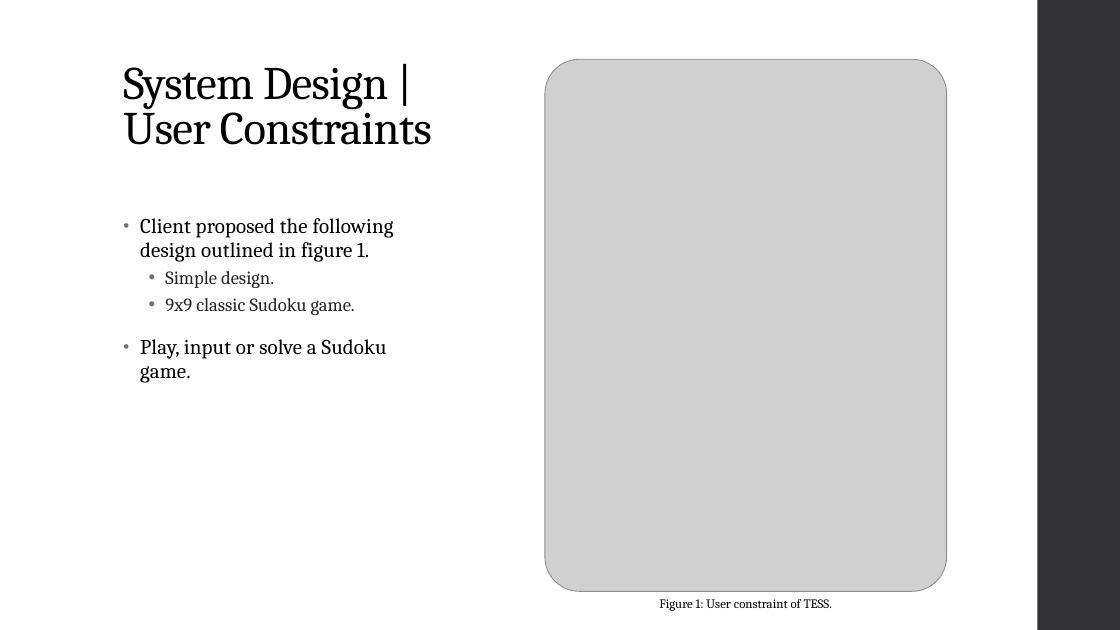
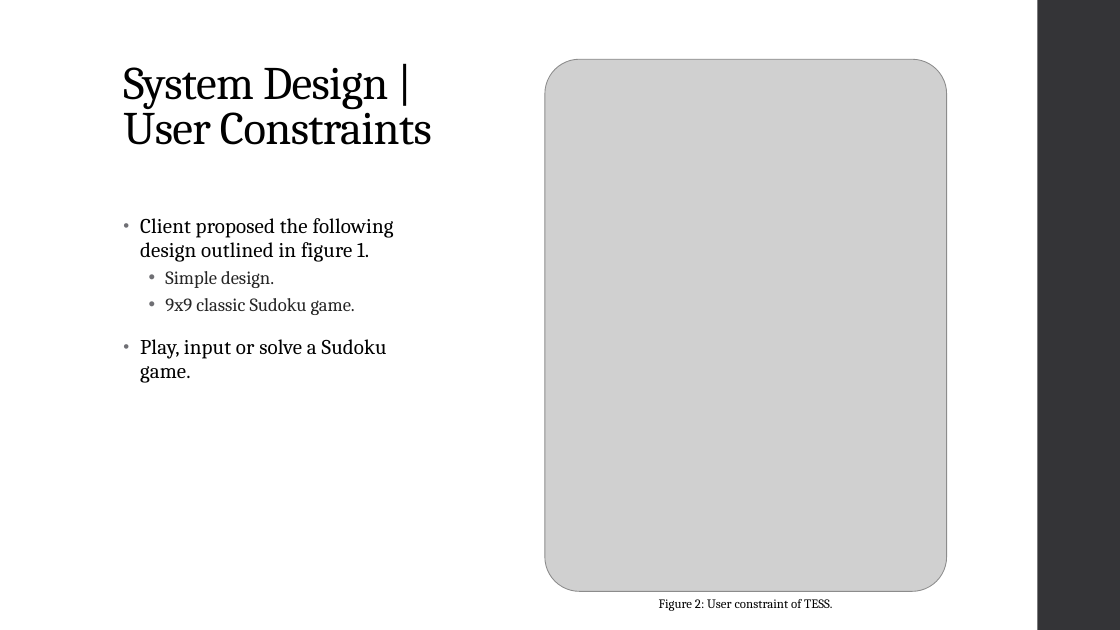
Before and after one commit to dakoval/Sudoku, a slide deck: slide 10 of Project Report/Final Project Report Presentation.pptx. Drawn at 1120x630 pixels with LibreOffice and Linux fonts; fonts in the diff are those of the drawing; grey boxes stand for pictures. Boxes give left, top, right and bottom in pixels: in the first picture for what was removed or moved away, otherwise in the second. Text is boxed around its words. In the diff, an @@ line names an element or a change of style, - is before the commit and + after.

Commit message:
Fixed figure numbering

```diff
--- a/Project Report/Final Project Report Presentation.pptx
+++ b/Project Report/Final Project Report Presentation.pptx
@@ text at bbox=[659, 599, 832, 611]: text changed @@
-Figure 1: User constraint of TESS.
+Figure 2: User constraint of TESS.
```
Also in this commit, not shown: 4 other slides changed.
